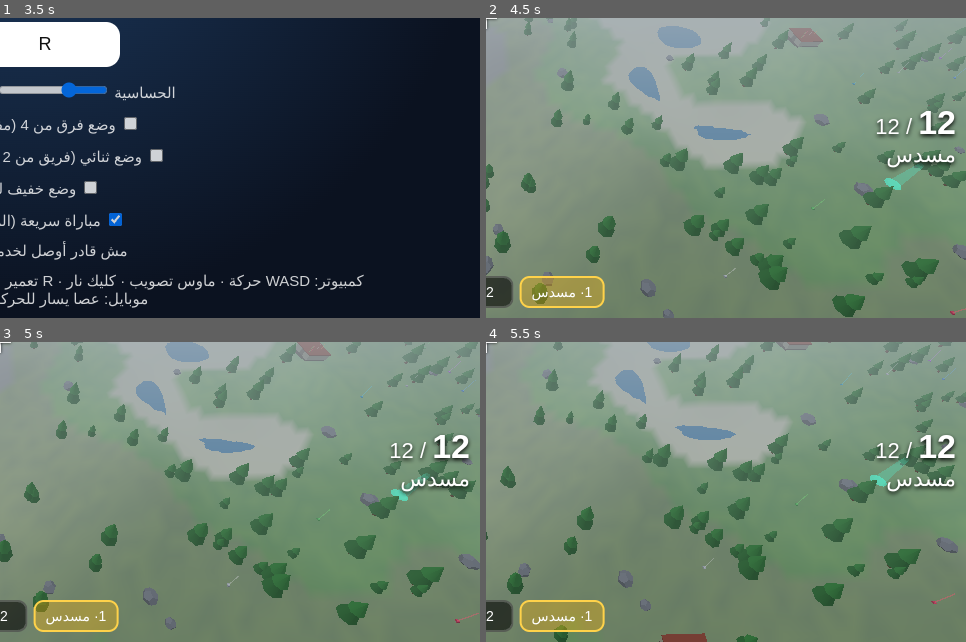
Above: before the commit, frames 1-4 (two rows, left to right).
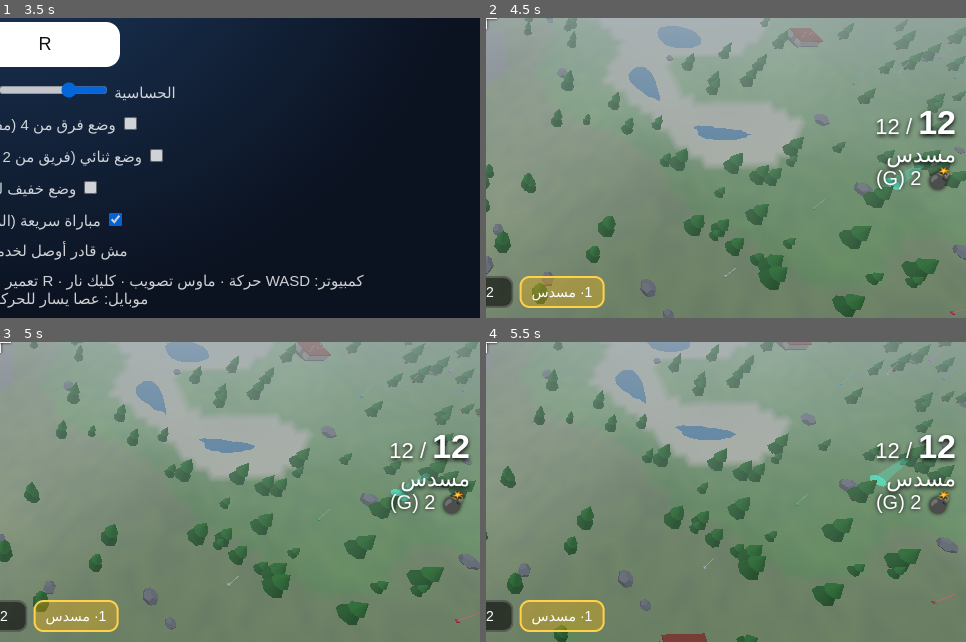
Above: after the commit, the same moments.

Repository: mohamedelsayed16399-bit/game-maker-ar
Game: browser game, page battle-royale/index.html
Same seed, same stepped clock (60 frames per second), same inputs: the game is played once before the commit and once after it.
Inputs (mouse positions are % of the whole screen's width and height, from its top left):
- Up to frame 1 (3.5 s): click (50, 50) at 0.27 s; hold D 1.03-1.53 s; click (62, 84) at 1.27 s; tap G at 1.52 s; hold S 1.58-1.85 s; hold A 1.9-2.47 s; click (55, 54) at 2.02 s; type "r" at 2.02 s; tap Enter at 2.05 s; tap 1 at 2.27 s; hold W 2.52-2.82 s; click (38, 62) at 2.77 s; hold D from 2.87 s (still down); tap 2 at 3.02 s; right-click (45, 55) at 3.33 s
- Up to frame 2 (4.5 s): click "لعب فردي ضد 29 بوت" at 3.52 s; release D at 3.53 s; hold W 3.58-3.82 s; tap 3 at 3.77 s; hold A 3.87-4.3 s; click "ماشي، يلا!" at 4.27 s; hold S from 4.35 s (still down)
- Up to frame 3 (5 s): tap Shift at 4.52 s; release S at 4.68 s; hold D from 4.73 s (still down)
- Up to frame 4 (5.5 s): release D at 5.23 s; tap Enter at 5.27 s; hold S from 5.28 s (still down)
The pictures show only the part of the screen within x 50-100%, y 50-100%; the shares and areas given below are measured in that part.

Frame 1 is identical in both runs. In frame 2, 0.6% of the frame differs, in the area x 81-97%, y 49-58%; in frame 3, 0.6%; in frame 4, 0.6%.

Commit message:
Update index.html

Diff:
--- a/battle-royale/index.html
+++ b/battle-royale/index.html
@@ -62,6 +62,7 @@
 <div id="hud">
  <div id="specn" style="position:absolute;top:44px;left:50%;transform:translateX(-50%);background:#000a;padding:4px 14px;border-radius:14px;display:none;font-size:15px"></div>
  <div id="tut" style="position:absolute;inset:0;background:#000c;display:none;z-index:9999;align-items:center;justify-c …(430 unchanged characters)…
+ <div id="gren" style="position:absolute;right:14px;bottom:128px;font-size:20px;text-shadow:0 0 4px #000"></div>
  <div id="scope"></div><div id="flash"></div><div id="cross"></div><div id="hit"></div><div id="lowhp"></div><div id="dmg"><i></i></div>
  <div id="top"><div class="chip" id="alive">👥 30</div><div class="chip" id="kills">☠ 0</div><div class="chip" id="ztime">المنطقة</div></div>
  <canvas id="mini" width="130" height="130"></canvas>
@@ -71,7 +72,7 @@
 </div>
 <button id="bexit" class="sec">خروج للقائمة</button>
 <div id="touch"><div id="joy"><div id="knob"></div></div>
- <div class="tb" id="bfire">🔫 نار</div><div class="tb" id="bju …(233 unchanged characters)…
+ <div class="tb" id="bgr" style="right:20px;bottom:285px">💣</div><div class="tb" id="bfire">🔫 نار</div><div class="tb" id="bju …(233 unchanged characters)…
 
 <div class="scr" id="menu">
  <h1>👑 ملك الجزيرة</h1><div class="sub">باتل رويال ثلاثي الأبعاد · 30 لاعب · نزول بالباراشوت · منطقة بتضيق</div>
@@ -244,12 +245,22 @@
 const G={mode:'menu',host:false,solo:false,me:0,players:new Map(),zone:{cx:0,cz:0,r:420,tcx:0,tcz:0,tr:420,ph:-1,t:0,state:'wait',scx:0,scz:0,sr:420,dur:1},t:0,fast:false,conns:new Map(),code:'',peer:null,over:false,nextId:1,feed:[]};
 const me=()=>G.players.get(G.me);
 const L={x:0,y:150,z:0,vy:0,yaw:0,pitch:0,fireT:0,mag:[12,0,0],reloadT:0,zoom:false,para:true,wpns:[0,-1,-1],cur:0,dead:false,lastW:[0,-1,-1]};
-function newPlayer(id,name,human){return{id,name,human,x:0,y:0,z:0,yaw:0,pitch:0,hp:100,sh:0,alive:true,kills:0,wpns:[0,-1,-1],cur:0,para:true,fireT:0,ai:null,place:0,invT:0}}
+function newPlayer(id,name,human){return{gren:2,id,name,human,x:0,y:0,z:0,yaw:0,pitch:0,hp:100,sh:0,alive:true,kills:0,wpns:[0,-1,-1],cur:0,para:true,fireT:0,ai:null,place:0,invT:0}}
 function addFeed(t){G.feed.push({t,e:performance.now()+6000});if(G.feed.length>6)G.feed.shift()}
 function msg(t,ms){$('msg').textContent=t;clearTimeout(msg.h);msg.h=setTimeout(()=>$('msg').textContent='',ms||2500)}
 function rayBox(o,d,b,max){let t0=0,t1=max;const O=[o.x,o.y,o.z],D=[d.x,d.y,d.z],A=[b.x0,b.y0,b.z0],B=[b.x1,b.y1,b.z1];
  for(let i=0;i<3;i++){if(Math.abs(D[i])<1e-9){if(O[i]<A[i]||O[i]>B[i])return -1}else{let a=(A[i]-O[i])/D[i],c=(B[i]-O[i])/D[i];if(a>c){const t=a;a=c;c=t}if(a>t0)t0=a;if(c<t1)t1=c;if(t0>t1)return -1}}return t0}
 function raySphere(o,d,cx,cy,cz,r){const ox=o.x-cx,oy=o.y-cy,oz=o.z-cz;const b=ox*d.x+oy*d.y+oz*d.z,c=ox*ox+oy*oy+oz*oz-r*r;const disc=b*b-c;if(disc<0)return -1;const t=-b-Math.sqrt(disc);return t>=0?t:(c<0?0:-1)}
+const GR=[];const grGeo=new THREE.SphereGeometry(.22,8,6),grMat=new THREE.MeshLambertMaterial({color:0x2f4f2f});
+function addGren(o){const m=new THREE.Mesh(grGeo,grMat);m.position.set(o.o[0],o.o[1],o.o[2]);scene.add(m);GR.push({m,x:o.o[0],y:o.o[1],z:o.o[2],vx:o.v[0],vy:o.v[1],vz:o.v[2],t:2.4,by:o.id})}
+function hostThrow(p,o,v){const ev={t:'gth',id:p.id,o:o.map(a=>+a.toFixed(2)),v:v.map(a=>+a.toFixed(2))};addGren(ev);broadcast(ev)}
+function throwG(){const m=me();if(!m||!m.alive||L.para||L.dead||(L.gren||0)<=0||G.mode!=='play')return;const d=dirFrom(L.yaw,L.pitch);d.y+=.45;const l=Math.hypot(d.x,d.y,d.z);d.x/=l;d.y/=l;d.z/=l;
+ const o=[L.x+d.x*.8,L.y+1.6+d.y*.8,L.z+d.z*.8],v=[d.x*22,d.y*22,d.z*22];L.gren--;beep(260,.12,.1);
+ if(G.host)hostThrow(m,o,v);else G.hostConn.send({t:'throw',o,v})}
+function boom(g){(window.__booms=window.__booms||[]).push([g.x,g.y,g.z]);const m=new THREE.Mesh(new THREE.SphereGeometry(1,12,8),new THREE.MeshBasicMaterial({color:0xff8a2a,transparent:true,opacity:.85}));m.position.set(g.x,g.y,g.z);scene.add(m);fxs.push({m,t:.45,big:1});
+ const d=Math.hypot(g.x-L.x,g.z-L.z);sfx(110,Math.max(.05,.6-d/200),.6);if(d<30)cam.userData.kick=.08;
+ if(G.host&&!G.over){const by=G.players.get(g.by);for(const t of [...G.players.values()]){if(!t.alive||t.para)continue;const dd=Math.hypot(t.x-g.x,(t.y+.9)-g.y,t.z-g.z);if(dd<9)damage(t,Math.round(95*(1-dd/9)+8),by||null,false,null)}}}
+function stepGren(dt){for(let i=GR.length-1;i>=0;i--){const g=GR[i];g.vy-=22*dt;g.x+=g.vx*dt;g.y+=g.vy*dt;g.z+=g.vz*dt;const gy=groundAt(g.x,g.z)+.22;if(g.y<gy){g.y=gy;g.vy=Math.abs(g.vy)*.35;g.vx*=.6;g.vz*=.6}g.m.position.set(g.x,g.y,g.z);g.t-=dt;if(g.t<=0){scene.remove(g.m);GR.splice(i,1);boom(g)}}}
 function hitscan(o,d,range,shooter){
  let best=range,kind='none',target=null,head=false;
  for(let t=1;t<best;t+=1.5){const y=o.y+d.y*t,x=o.x+d.x*t,z=o.z+d.z*t;if(y<H(x,z)){let a=t-1.5,b=t;for(let k=0;k<5;k++){const m=(a+b)/2;if(o.y+d.y*m<H(o.x+d.x*m,o.z+d.z*m))b=m;else a=m}best=b;kind='terrain';break}}
@@ -292,7 +303,7 @@
 function pickupFor(p,l){const it=LT[l.t];let ok=false;
  if(it.w!==undefined){const wi=it.w;let s=p.wpns.indexOf(wi);if(s>=0){if(p.id===G.me&&L.mag[s]<W[wi].mag){L.mag[s]=W[wi].mag;ok=true}else if(p.id!==G.me)ok=true}
   else{s=p.wpns.indexOf(-1);if(s<0)s=p.cur;p.wpns[s]=wi;p.cur=s;ok=true;if(p.id===G.me){L.wpns[s]=wi;L.cur=s;L.mag[s]=W[wi].mag;L.lastW=L.wpns.slice()}}}
- else if(it.drop){let s=p.wpns.indexOf(2);if(s<0){s=p.wpns.i …(162 unchanged characters)… p.hp=100;p.sh=100;ok=true;if(p.id===G.me||true)addFeed('📦 '+p.name+' أخد صندوق الإمداد')}
+ else if(it.drop){let s=p.wpns.indexOf(2);if(s<0){s=p.wpns.i …(162 unchanged characters)… p.hp=100;p.sh=100;ok=true;if(p.id===G.me)L.gren=(L.gren||0)+2;else{p.gren=(p.gren||0)+2;if(p.human)sendTo(p.id,{t:'gadd',n:2})}if(p.id===G.me||true)addFeed('📦 '+p.name+' أخد صندوق الإمداد')}
  else if(it.hp){if(p.hp<100){p.hp=Math.min(100,p.hp+it.hp);ok=true}}
  else if(it.sh){if(p.sh<100){p.sh=Math.min(100,p.sh+it.sh);ok=true}}
  if(!ok)return false;
@@ -376,12 +387,15 @@
   const p=G.players.get(from);
   if(o.t==='hello'){const c=G.conns.get(from);if(c){c.pname=String(o.n||'لاعب').slice(0,14)}lobbyBroadcast()}
   else if(o.t==='st'&&p&&p.alive&&isFinite(o.x+o.y+o.z)){p.x=o.x;p.y=o.y;p.z=o.z;p.yaw=o.yaw;p.pitch=o.p;p.para=!!o.pa;p.cur=o.c|0}
+  else if(o.t==='throw'&&p&&p.alive&&!p.para&&(p.gren||0)>0&&Array.isArray(o.o)&&Array.isArray(o.v)&&isFinite(o.o[0]+o.o[1]+o.o[2]+o.v[0]+o.v[1]+o.v[2])&&Math.hypot(o.o[0]-p.x,o.o[2]-p.z)<8&&Math.hypot(o.v[0],o.v[1],o.v[2])<28){p.gren--;hostThrow(p,o.o,o.v)}
   else if(o.t==='fire'&&p&&p.alive&&!p.para){const wi=p.wpns[p.cur];if(wi<0)return;const w=W[wi];if(G.t-(p.lastF||0)<w.r*.7)return;p.lastF=G.t;
     const d=o.d;const l=Math.hypot(d[0],d[1],d[2])||1;fireFrom(p,{x:p.x,y:p.y+1.65,z:p.z},{x:d[0]/l,y:d[1]/l,z:d[2]/l},wi)}
  }else{
   if(o.t==='snap')applySnap(o);
   else if(o.t==='start'){G.me=o.me;G.fast=o.fast;G.duo=!!o.duo;beginLocal(o.list)}
   else if(o.t==='tk')setTaken(o.i,true);
+  else if(o.t==='gth'){if(!G.host)addGren(o)}
+  else if(o.t==='gadd')L.gren=(L.gren||0)+(o.n|0);
   else if(o.t==='ad')doDrop(o);
   else if(o.t==='inv'){L.wpns=o.w.slice();L.cur=o.c;for(let s=0;s<3;s++)if(L.wpns[s]>=0&&L.lastW[s]!==L.wpns[s])L.mag[s]=W[L.wpns[s]].mag;L.lastW=L.wpns.slice();beep(880,.12,.12)}
   else if(o.t==='shot')handleShot(o);
@@ -403,6 +417,7 @@
 function flash(sx,sz){if(sx!==undefined){const dx=sx-L.x,dz=sz-L.z,fx=-Math.sin(L.yaw),fz=-Math.cos(L.yaw),rx=Math.cos( …(353 unchanged characters)…
 function beginLocal(list){
  G.mode='play';G.over=false;G.t=0;resetLoot();
+ L.gren=2;for(const g of GR)scene.remove(g.m);GR.length=0;
  try{if(!localStorage.getItem('brTut'))$('tut').style.display='flex'}catch(e){}
  {const a0=list[0]||{x:0,z:0};const nm=setAtmos(Math.floor(Math.abs(a0.x*7+a0.z*13))%ATM.length);setTimeout(()=>msg('الجو: '+nm,2500),400)}
  for(const a of avatars.values())scene.remove(a);avatars.clear();
@@ -461,7 +476,7 @@
 $('sens').value=SENS*100;$('vol').value=VOL*100;$('sens').oninput=()=>{SENS=$('sens').value/100;localStorage.setItem('brSens',$('sens').value)};$('vol').oninput=()=>{VOL=$('vol').value/100;localStorage.setItem('brVol',$('vol').value)};
 const keys={};let mouseDown=false,fireTouch=false;
 let bigOn=false;
-addEventListener('keydown',e=>{keys[e.code]=true;if(G.mode!=='play')return;if(e.code==='KeyM')bigOn=!bigOn;if(e.code==='KeyR')reload();if(e.code==='Digit1')sw(0);if(e.code==='Digit2')sw(1);if(e.code==='Digit3')sw(2);if(e.code==='KeyQ')sw((L.cur+1)%3)});
+addEventListener('keydown',e=>{keys[e.code]=true;if(G.mode!=='play')return;if(e.code==='KeyM')bigOn=!bigOn;if(e.code==='KeyR')reload();if(e.code==='KeyG')throwG();if(e.code==='Digit1')sw(0);if(e.code==='Digit2')sw(1);if(e.code==='Digit3')sw(2);if(e.code==='KeyQ')sw((L.cur+1)%3)});
 addEventListener('keyup',e=>keys[e.code]=false);
 function requestLock(){try{const r=canvas.requestPointerLock&&canvas.requestPointerLock();if(r&&r.catch)r.catch(()=>{})}catch(e){}}
 canvas.addEventListener('click',()=>{if(G.mode==='play'&&!TOUCH&&!document.pointerLockElement&&!L.dead)requestLock()});
@@ -479,7 +494,7 @@
 addEventListener('touchend',e=>{for(const t of e.changedTouches){if(t.identifier===joyId){joyId=null;joyV={x:0,y:0};knob.style.left='40px';knob.style.top='40px'}if(t.identifier===lookId){lookId=null;lookLast=null}}});
 addEventListener('touchstart',e=>{if(G.mode!=='play')return;for(const t of e.changedTouches){if(t.target.closest&&(t.ta …(203 unchanged characters)…
 function bind(id,dn,up){const el=$(id);el.addEventListener('touchstart',e=>{e.preventDefault();e.stopPropagation();audio();dn()},{passive:false});if(up)el.addEventListener('touchend',e=>{e.preventDefault();up()})}
-bind('bfire',()=>fireTouch=true,()=>fireTouch=false);bind('bjump',()=>L.jump=true,()=>L.jump=false);bind('brel',reload);bind('bsw',()=>{for(let i=1;i<=3;i++){const s=( …(137 unchanged characters)…
+bind('bfire',()=>fireTouch=true,()=>fireTouch=false);bind('bjump',()=>L.jump=true,()=>L.jump=false);bind('brel',reload);bind('bgr',throwG);bind('bsw',()=>{for(let i=1;i<=3;i++){const s=( …(137 unchanged characters)…
 let flashT=0;const flashM=new THREE.Mesh(new THREE.SphereGeometry(.07,6,4),new THREE.MeshBasicMaterial({color:0xffdd55}));flashM.position.set(.14,-.12,-.65);flashM.visible=false;
 const clock=new THREE.Clock();let netT=0;
 const vm=new THREE.Mesh(new THREE.BoxGeometry(.03,.04,.22),new THREE.MeshLambertMaterial({color:0x333333}));vm.position.set(.14,-.14,-.4);cam.add(vm);cam.add(flashM);
@@ -539,7 +554,7 @@
  const now=performance.now();G.feed=G.feed.filter(f=>f.e>now);$('feed').innerHTML=G.feed.map(f=>f.t).join('<br>');
  $('scope').style.display=(L.zoom&&wi===4)?'block':'none'}
 function frame(){
- requestAnimationFrame(frame);const dt=Math.min(.05,clock.getDelta());if(G.mode==='play')adaptRes(dt);{const mm=G.players&&G.players.get(G.me) …(124 unchanged characters)…
+ requestAnimationFrame(frame);const dt=Math.min(.05,clock.getDelta());if(G.mode==='play'){adaptRes(dt);stepGren(dt);$('gren').textContent='💣 '+(L.gren||0)+(TOUCH?'':' (G)')}{const mm=G.players&&G.players.get(G.me) …(124 unchanged characters)…
  if(G.mode==='play'){
   if(G.host)hostTick(dt);else G.t+=dt;
   localUpdate(dt);
@@ -560,11 +575,11 @@
   const wi=L.wpns[L.cur];const fov=(L.zoom?(wi===4?18:50):75);cam.fov+=(fov-cam.fov)*Math.min(1,dt*12);cam.updateProjectionMatrix();
   vm.visible=!L.dead&&!L.para&&wi>=0&&!(L.zoom&&wi===4);if(wi>=0)vm.material.color.setHex(W[wi].col);
   zoneMesh.position.set(G.zone.cx,100,G.zone.cz);zoneMesh.scale.set(Math.max(1,G.zone.r),1,Math.max(1,G.zone.r));
-  flashT-=dt;flashM.visible=flashT>0&&vm.visible;for(let i=fxs.length-1;i>=0;i--){const f=fxs[i];f.t-=dt;f.m.scale.setScalar(1+(.25-f.t)*8);f.m.material.opacity=Math.max(0,f.t*4);if(f.t<=0){scene.remove(f.m);f.m.material.dispose();fxs.splice(i,1)}}
+  flashT-=dt;flashM.visible=flashT>0&&vm.visible;for(let i=fxs.length-1;i>=0;i--){const f=fxs[i];f.t-=dt;if(f.big){f.m.scale.setScalar(1+(.45-f.t)*18);f.m.material.opacity=Math.max(0,f.t*1.8)}else{f.m.scale.setScalar(1+(.25-f.t)*8);f.m.material.opacity=Math.max(0,f.t*4)}if(f.t<=0){scene.remove(f.m);f.m.material.dispose();fxs.splice(i,1)}}
   for(let i=tracers.length-1;i>=0;i--){tracers[i].t-=dt;if(tracers[i].t<=0){scene.remove(tracers[i].l);tracers[i].l.geometry.dispose();tracers.splice(i,1)}}
   updateHud();drawMini();drawBig()}
  else{G.t+=dt;vm.visible=false;cam.fov=75;cam.updateProjectionMatrix();cam.position.set(Math.sin(G.t*.1)*250,70,Math.cos(G.t*.1)*250);cam.lookAt(0,5,0)}
  renderer.render(scene,cam)}
 frame();
-window.__G=G;window.__L=L;showStats();$('tutok').onclick=()=>{$('tut').style.display='none';try{localStorage.setItem('brTut','1')}catch(e){}};window.__dbg={showStats,setAtmos,PADS,fireFrom,setMous …(135 unchanged characters)…
+window.__G=G;window.__L=L;showStats();$('tutok').onclick=()=>{$('tut').style.display='none';try{localStorage.setItem('brTut','1')}catch(e){}};window.__dbg={GR,throwG,showStats,setAtmos,PADS,fireFrom,setMous …(135 unchanged characters)…
 </script></body></html>
